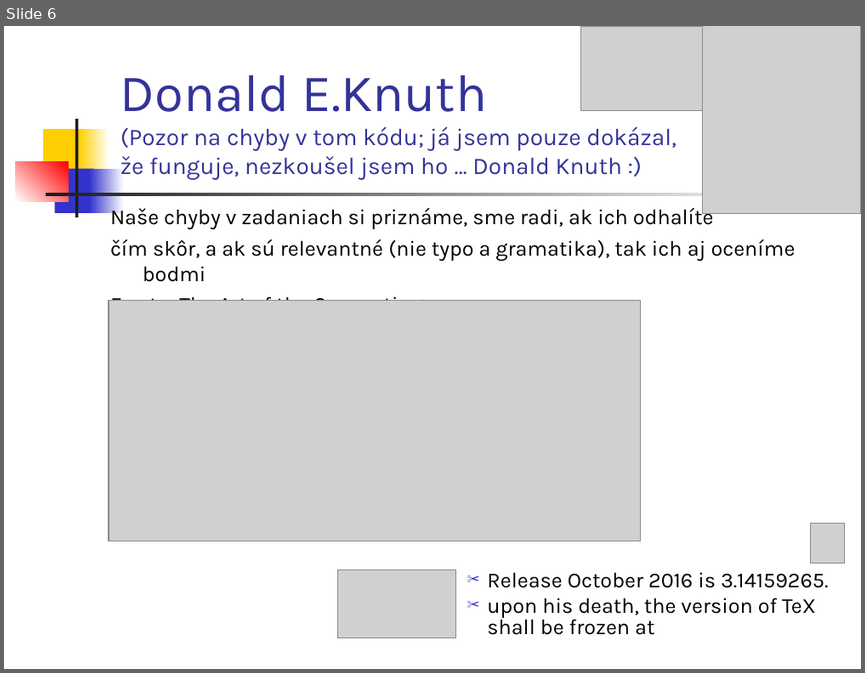
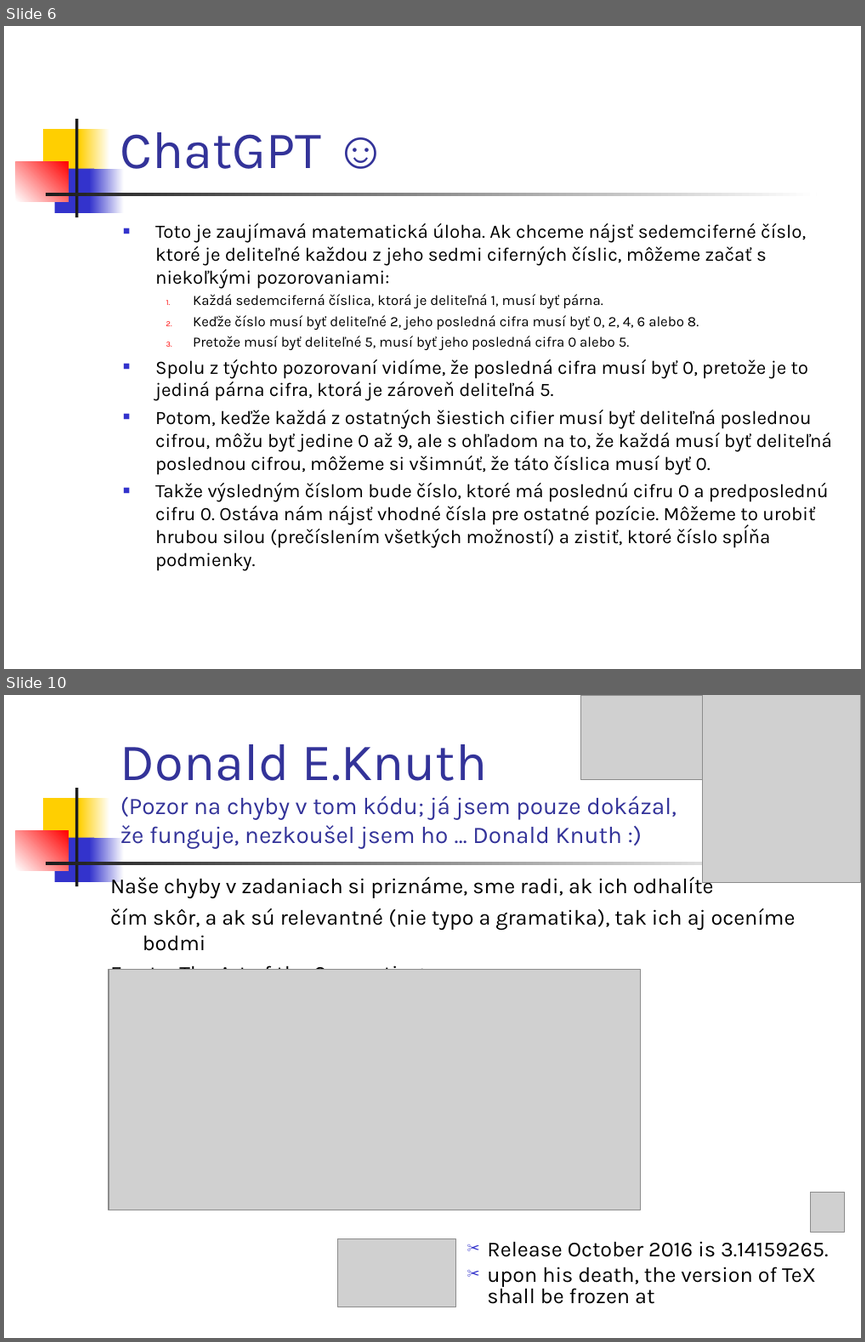
Before and after one commit to Programovanie4/Prednasky, a slide deck: 02/02_java.ppt. Shown one above the other, each under a label of ours: slide 6 before the commit, slides 6 and 10 after it; the slides between them are not shown. The pictures are 865x673 and 865x1342 pixels, drawn with LibreOffice and Linux fonts; fonts in the diff are those of the drawing; grey boxes stand for pictures. Boxes give left, top, right and bottom in pixels: in the first picture for what was removed or moved away, otherwise in the second. Text is boxed around its words. In the diff, an @@ line names an element or a change of style, - is before the commit and + after.

```diff
--- a/02/02_java.ppt
+++ b/02/02_java.ppt
@@ slide 6 added at (x1=4, y1=26, x2=861, y2=669), background #FFFFFF; not listed: 7 template elements that a slide beside it also shows @@
@@ title added at (x1=120, y1=132, x2=321, y2=169), 44 pt, text #333399 @@
+ChatGPT ☺
@@ text added at (x1=155, y1=223, x2=832, y2=571), 16 pt, text #000000 @@
+■ Toto je zaujímavá matematická úloha. Ak chceme nájsť sedemciferné číslo, ktoré je deliteľné každou z jeho sedmi ciferných číslic, môžeme začať s niekoľkými pozorovaniami:
+  1. Každá sedemciferná číslica, ktorá je deliteľná 1, musí byť párna.
+  2. Keďže číslo musí byť deliteľné 2, jeho posledná cifra musí byť 0, 2, 4, 6 alebo 8.
+  3. Pretože musí byť deliteľné 5, musí byť jeho posledná cifra 0 alebo 5.
+■ Spolu z týchto pozorovaní vidíme, že posledná cifra musí byť 0, pretože je to jediná párna cifra, ktorá je zároveň deliteľná 5.
+■ Potom, keďže každá z ostatných šiestich cifier musí byť deliteľná poslednou cifrou, môžu byť jedine 0 až 9, ale s ohľadom na to, že každá musí byť deliteľná poslednou cifrou, môžeme si všimnúť, že táto číslica musí byť 0.
+■ Takže výsledným číslom bude číslo, ktoré má poslednú cifru 0 a predposlednú cifru 0. Ostáva nám nájsť vhodné čísla pre ostatné pozície. Môžeme to urobiť hrubou silou (prečíslením všetkých možností) a zistiť, ktoré číslo spĺňa podmienky.
@@ what was slide 6 is now slide 10 @@
```
Also in this commit, not shown: 6 slides changed, 3 other slides added, 1 slide removed, 1 other file.
